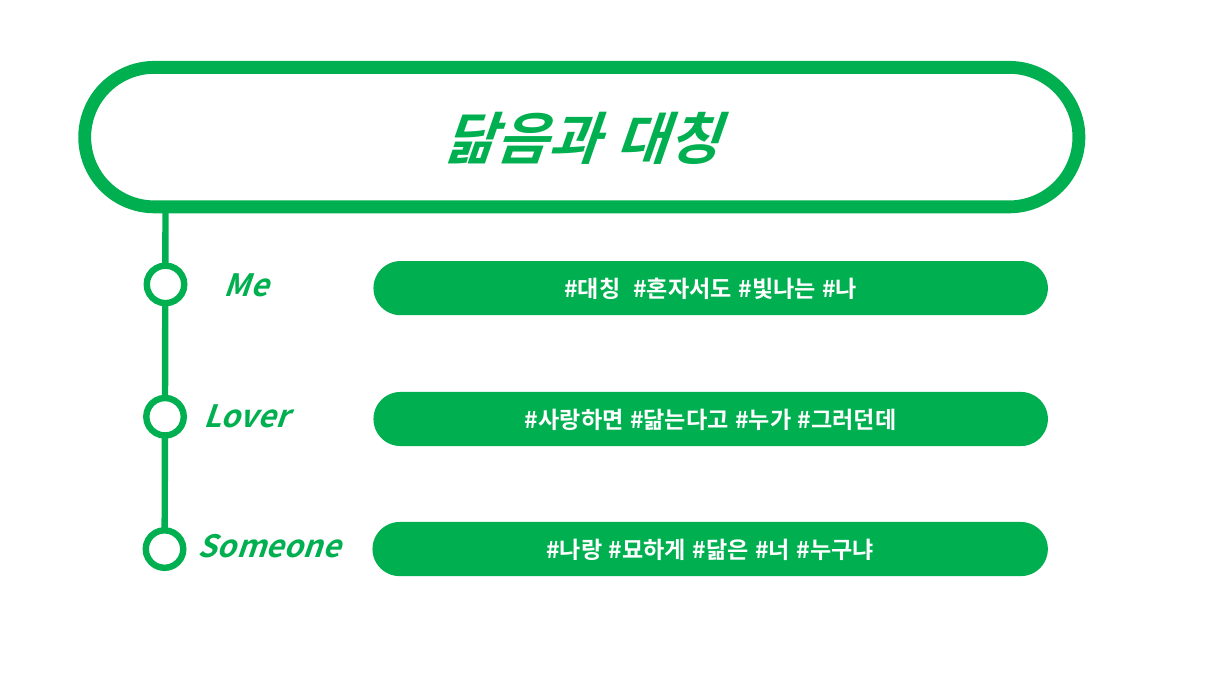
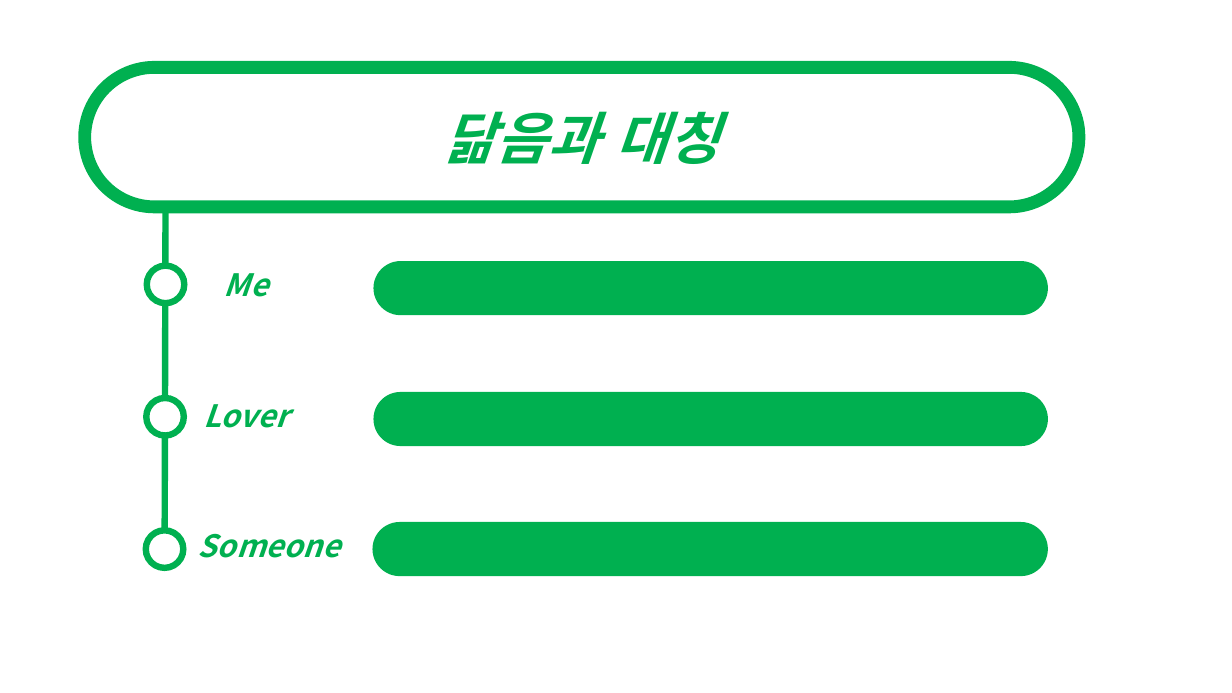
Before and after one commit to HACKY-TALKY-2-2/Team18, a slide deck: slide 3 of 18조.pptx. Drawn at 1232x693 pixels with LibreOffice and Linux fonts; fonts in the diff are those of the drawing. Boxes give left, top, right and bottom in pixels: in the first picture for what was removed or moved away, otherwise in the second. Text is boxed around its words. In the diff, an @@ line names an element or a change of style, - is before the commit and + after.

```diff
--- a/18조.pptx
+++ b/18조.pptx
@@ rectangle added at <box>460,266,982,304</box>, fill #00B050 @@
@@ text in rounded rectangle at <box>564,277,857,299</box>: text removed @@
-#대칭 #혼자서도 #빛나는 #나
@@ rectangle added at <box>418,400,940,438</box>, fill #00B050 @@
@@ text in rounded rectangle at <box>525,408,897,430</box>: text removed @@
-#사랑하면 #닮는다고 #누가 #그러던데
@@ rectangle added at <box>440,531,962,568</box>, fill #00B050 @@
@@ text in rounded rectangle at <box>546,538,874,560</box>: text removed @@
-#나랑 #묘하게 #닮은 #너 #누구냐
```
Also in this commit, not shown: 3 other slides changed.
